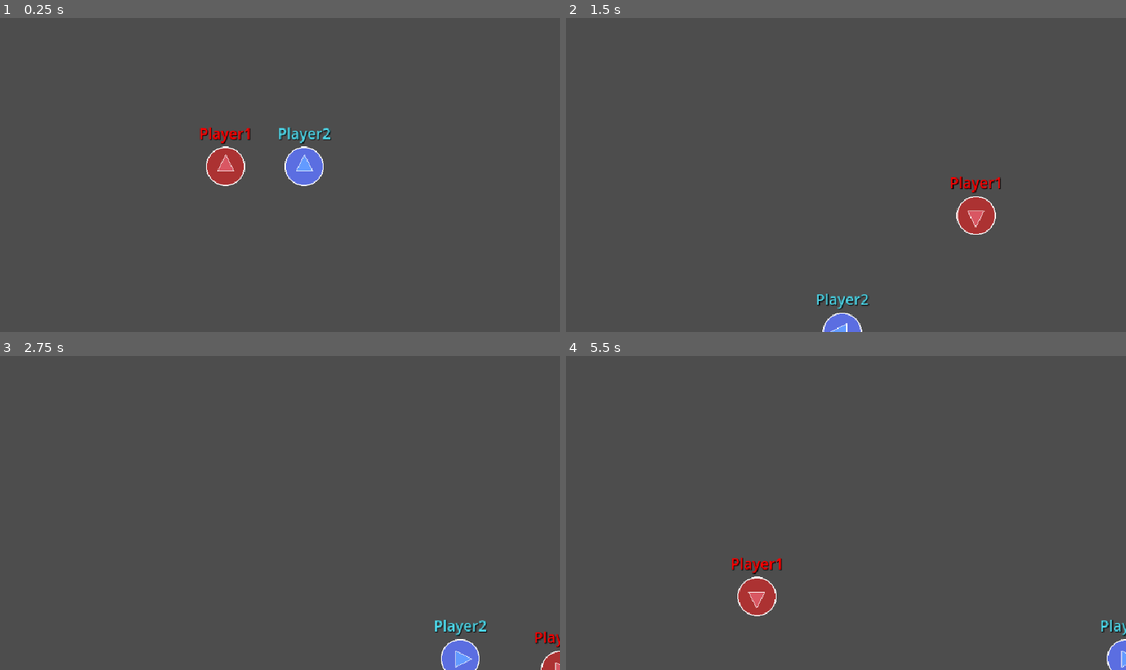
Above: before the commit, frames 1-4 (two rows, left to right).
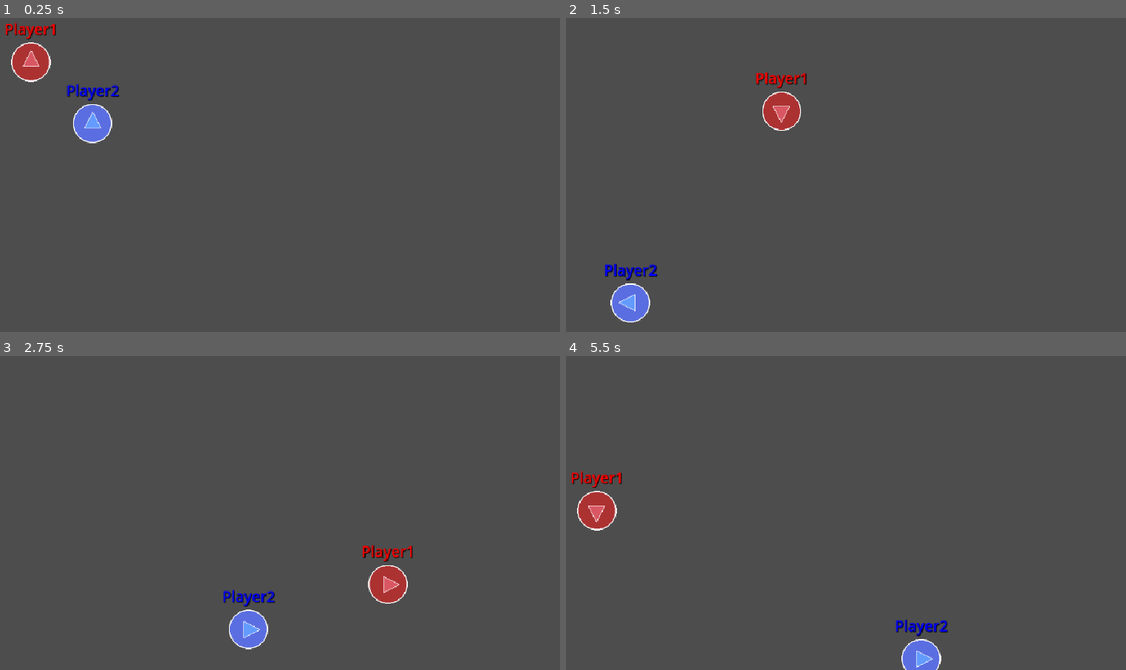
Above: after the commit, the same moments.

Repository: S2009-dev/animated-couscous
Game: Godot game, scene res://objects/scenes/world.tscn
Same seed, same stepped clock (60 frames per second), same inputs: the game is played once before the commit and once after it. Before the commit the project starts from res://objects/scenes/players.tscn.
Inputs:
- Up to frame 1 (0.25 s): no input
- Up to frame 2 (1.5 s): tap Enter at 0.5 s; hold D (player1_right) 0.53-1.28 s; hold Down (player2_down) 0.53-1.28 s; tap Left (player2_left) at 0.8, 1.35 s; hold S (player1_down) from 1.28 s (still down)
- Up to frame 3 (2.75 s): tap Right (player2_right) at 1.55 s; release S (player1_down) at 2.03 s; hold D (player1_right) from 2.03 s (still down); hold Right (player2_right) from 2.03 s (still down); tap Up (player2_up) at 2.3 s
- Up to frame 4 (5.5 s): release D (player1_right) at 2.78 s; release Right (player2_right) at 2.78 s; hold W (player1_up) 2.78-3.53 s; tap Up (player2_up) at 2.85, 5.3 s; tap Down (player2_down) at 3.05 s; hold Down (player2_down) 3.53-4.28 s; hold A (player1_left) 3.53-5.03 s; tap Left (player2_left) at 3.8, 4.35 s; tap Right (player2_right) at 4.55 s; hold S (player1_down) from 5.03 s (still down); hold Right (player2_right) from 5.03 s (still down)

The runs differ from the first frame. In frame 1, 3.7% of the frame differs, in the area x 1-60%, y 1-54%; in frame 2, 3.3%; in frame 3, 3.0%; in frame 4, 3.1%.

Commit message:
refactor(players)!: :zap: merge players scenes and scripts (#6)

Diff:
--- a/objects/entities/players/player_1.tscn
+++ b/objects/entities/player.tscn
@@ -1,37 +1,34 @@
-[gd_scene load_steps=4 format=3 uid="uid://yi03qgjo3ayc"]
+[gd_scene load_steps=3 format=3 uid="uid://yi03qgjo3ayc"]
 
-[ext_resource type="Script" uid="uid://budv22nt8mcxn" path="res://scripts/entities/players/player_1.gd" id="1_3spw0"]
-[ext_resource type="Texture2D" uid="uid://dljx626xr4lkw" path="res://assets/sprites/players/player1.png" id="1_w3ycq"]
+[ext_resource type="Script" uid="uid://dqktip8uypp61" path="res://scripts/entities/player_controller.gd" id="1_r5shn"]
 
 [sub_resource type="CircleShape2D" id="CircleShape2D_3spw0"]
 radius = 32.1403
 
-[node name="Player1" type="CharacterBody2D"]
+[node name="Player" type="CharacterBody2D"]
 motion_mode = 1
-script = ExtResource("1_3spw0")
+script = ExtResource("1_r5shn")
 metadata/_edit_group_ = true
 
 [node name="Sprite2D" type="Sprite2D" parent="."]
-texture = ExtResource("1_w3ycq")
 
 [node name="CollisionShape2D" type="CollisionShape2D" parent="."]
 shape = SubResource("CircleShape2D_3spw0")
 
 [node name="Label" type="Label" parent="."]
-anchors_preset = 8
+anchors_preset = 7
 anchor_left = 0.5
-anchor_top = 0.5
+anchor_top = 1.0
 anchor_right = 0.5
-anchor_bottom = 0.5
+anchor_bottom = 1.0
 offset_left = -43.0
 offset_top = -71.0
 offset_right = 43.0
 offset_bottom = -37.0
 grow_horizontal = 2
-grow_vertical = 2
-theme_override_colors/font_color = Color(1, 0, 0, 1)
+grow_vertical = 0
 theme_override_colors/font_shadow_color = Color(0, 0, 0, 1)
 theme_override_font_sizes/font_size = 24
-text = "Player1"
+text = "Player"
 horizontal_alignment = 1
 vertical_alignment = 1
--- a/objects/entities/players/player_2.tscn
+++ /dev/null
@@ -1,36 +0,0 @@
-[gd_scene load_steps=4 format=3 uid="uid://bxth0c6que8bp"]
-
-[ext_resource type="Script" uid="uid://d3i3hf4aqwxx3" path="res://scripts/entities/players/player_2.gd" id="1_e6b1r"]
-[ext_resource type="Texture2D" uid="uid://dxyfs7hbq2w61" path="res://assets/sprites/players/player2.png" id="1_gjya6"]
-
-[sub_resource type="CircleShape2D" id="CircleShape2D_3spw0"]
-radius = 32.1403
-
-[node name="Player2" type="CharacterBody2D"]
-motion_mode = 1
-script = ExtResource("1_e6b1r")
-metadata/_edit_group_ = true
-
-[node name="Sprite2D" type="Sprite2D" parent="."]
-texture = ExtResource("1_gjya6")
-
-[node name="CollisionShape2D" type="CollisionShape2D" parent="."]
-shape = SubResource("CircleShape2D_3spw0")
-
-[node name="Label" type="Label" parent="."]
-anchors_preset = 12
-anchor_top = 1.0
-anchor_right = 1.0
-anchor_bottom = 1.0
-offset_left = -43.0
-offset_top = -71.0
-offset_right = 43.0
-offset_bottom = -37.0
-grow_horizontal = 2
-grow_vertical = 0
-theme_override_colors/font_color = Color(0.305882, 0.85098, 0.921569, 1)
-theme_override_colors/font_shadow_color = Color(0, 0, 0, 1)
-theme_override_font_sizes/font_size = 24
-text = "Player2"
-horizontal_alignment = 1
-vertical_alignment = 1
--- a/objects/scenes/players.tscn
+++ /dev/null
@@ -1,14 +0,0 @@
-[gd_scene load_steps=4 format=3 uid="uid://b6khkw216qi8f"]
-
-[ext_resource type="PackedScene" uid="uid://yi03qgjo3ayc" path="res://objects/entities/players/player_1.tscn" id="1_ttg0s"]
-[ext_resource type="Script" path="res://scripts/scenes/players.gd" id="1_ym7i4"]
-[ext_resource type="PackedScene" uid="uid://bxth0c6que8bp" path="res://objects/entities/players/player_2.tscn" id="2_ym7i4"]
-
-[node name="Players" type="Node2D"]
-script = ExtResource("1_ym7i4")
-player1_start_pos = Vector2(416, 270)
-player2_start_pos = Vector2(544, 270)
-
-[node name="Player1" parent="." instance=ExtResource("1_ttg0s")]
-
-[node name="Player2" parent="." instance=ExtResource("2_ym7i4")]
--- /dev/null
+++ b/objects/scenes/world.tscn
@@ -0,0 +1,8 @@
+[gd_scene load_steps=3 format=3 uid="uid://b6khkw216qi8f"]
+
+[ext_resource type="Script" uid="uid://c1rrds461xdgh" path="res://scripts/scenes/world.gd" id="1_l21g3"]
+[ext_resource type="PackedScene" uid="uid://yi03qgjo3ayc" path="res://objects/entities/player.tscn" id="2_vn3je"]
+
+[node name="World" type="Node2D"]
+script = ExtResource("1_l21g3")
+player_object = ExtResource("2_vn3je")
--- /dev/null
+++ b/scripts/entities/player_controller.gd
@@ -0,0 +1,36 @@
+extends CharacterBody2D
+
+@export_range(1, 2) var id: int = 1 # ID (only 1 or 2)
+@export var speed: float = 400 # Walking Speed (px/s)
+
+var screen_size: Vector2
+var player_name: String # Used for sprite loading and input actions
+
+func _ready() -> void:
+	screen_size = get_viewport_rect().size
+	player_name = "player" + str(id)
+
+	$Label.text = "Player" + str(id)
+	$Label.modulate = [Color(1, 0, 0), Color(0, 0, 1)][id - 1]
+	$Sprite2D.texture = load("res://assets/sprites/players/" + player_name + ".png")
+
+
+func _physics_process(_delta: float) -> void:
+	velocity = Vector2.ZERO
+
+	var input_vector = Input.get_vector(
+		player_name + "_left",
+		player_name + "_right",
+		player_name + "_up",
+		player_name + "_down"
+	)
+
+	velocity += input_vector * speed
+	velocity *= 0.9
+
+	if velocity.length() > 0:
+		velocity = velocity.normalized() * speed
+		$Sprite2D.rotation = atan2(velocity.y, velocity.x) + 90 * PI / 180
+
+	move_and_slide()
+	position = position.clamp(Vector2.ZERO, screen_size)
--- a/scripts/entities/players/player_1.gd
+++ /dev/null
@@ -1,28 +0,0 @@
-extends CharacterBody2D
-
-@export var speed = 400 # Player's Speed (px/s)
-var screen_size
-
-# Called when the node enters the scene tree for the first time.
-func _ready() -> void:
-	screen_size = get_viewport_rect().size
-
-# Called every frame. 'delta' is the elapsed time since the previous frame.
-func _physics_process(_delta: float) -> void:
-	velocity = Vector2.ZERO
-
-	if Input.is_action_pressed("player1_up"):
-		velocity.y -= 1
-	if Input.is_action_pressed("player1_down"):
-		velocity.y += 1
-	if Input.is_action_pressed("player1_left"):
-		velocity.x -= 1
-	if Input.is_action_pressed("player1_right"):
-		velocity.x += 1
-
-	if velocity.length() > 0:
-		velocity = velocity.normalized() * speed
-		$Sprite2D.rotation = atan2(velocity.y, velocity.x) + 90 * PI / 180
-
-	move_and_slide()
-	position = position.clamp(Vector2.ZERO, screen_size)
--- a/scripts/entities/players/player_2.gd
+++ /dev/null
@@ -1,28 +0,0 @@
-extends CharacterBody2D
-
-@export var speed = 400 # Player's Speed (px/s)
-var screen_size
-
-# Called when the node enters the scene tree for the first time.
-func _ready() -> void:
-	screen_size = get_viewport_rect().size
-
-# Called every frame. 'delta' is the elapsed time since the previous frame.
-func _physics_process(_delta: float) -> void:
-	velocity = Vector2.ZERO
-
-	if Input.is_action_pressed("player2_up"):
-		velocity.y -= 1
-	if Input.is_action_pressed("player2_down"):
-		velocity.y += 1
-	if Input.is_action_pressed("player2_left"):
-		velocity.x -= 1
-	if Input.is_action_pressed("player2_right"):
-		velocity.x += 1
-
-	if velocity.length() > 0:
-		velocity = velocity.normalized() * speed
-		$Sprite2D.rotation = atan2(velocity.y, velocity.x) + 90 * PI / 180
-
-	move_and_slide()
-	position = position.clamp(Vector2.ZERO, screen_size)
--- a/scripts/scenes/players.gd
+++ /dev/null
@@ -1,8 +0,0 @@
-extends Node2D
-
-@export var player1_start_pos = Vector2.ZERO
-@export var player2_start_pos = Vector2.ZERO
-
-func _ready() -> void:
-	$Player1.position = player1_start_pos
-	$Player2.position = player2_start_pos
--- /dev/null
+++ b/scripts/scenes/world.gd
@@ -0,0 +1,15 @@
+extends Node2D
+
+@export var player_object: PackedScene
+
+func _ready() -> void:
+	create_player(1, Vector2(100, 100))
+	create_player(2, Vector2(200, 200))
+
+func create_player(id: int, start_pos: Vector2 = position) -> void:
+	var player = player_object.instantiate()
+
+	player.id = clampi(id, 1, 2)
+	player.position = start_pos
+
+	add_child(player)
Not shown, added: scripts/entities/player_controller.gd.uid
Not shown, removed: scripts/entities/players/player_1.gd.uid
Not shown, removed: scripts/entities/players/player_2.gd.uid
Renamed: scripts/scenes/players.gd.uid -> scripts/scenes/world.gd.uid
